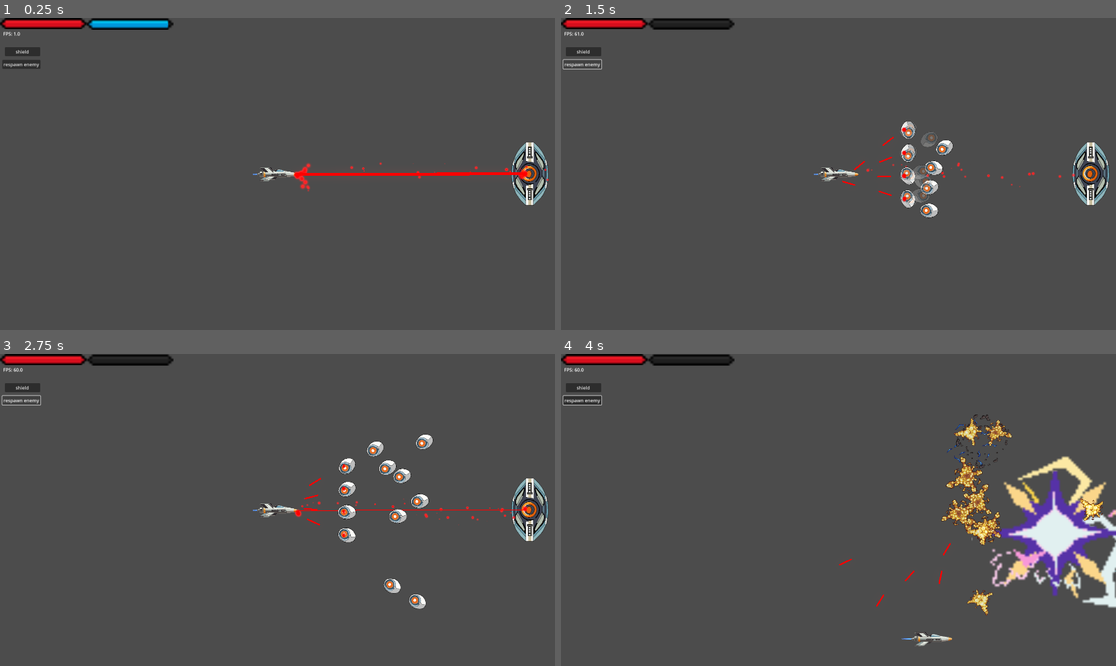
Above: before the commit, frames 1-4 (two rows, left to right).
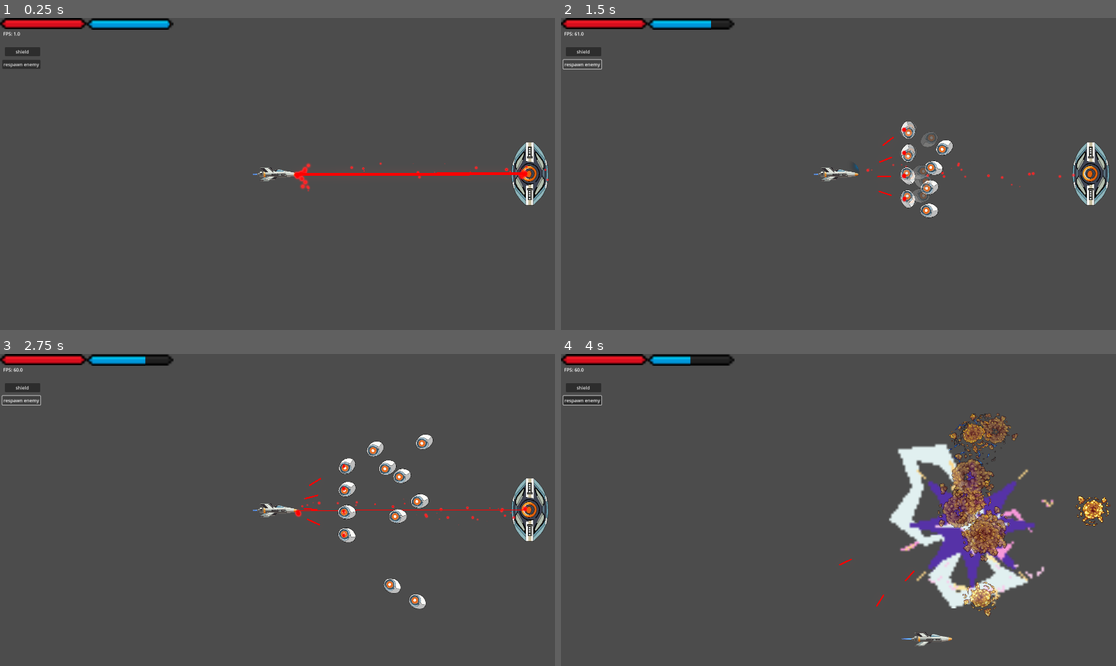
Above: after the commit, the same moments.

Repository: Dantte2/spacegame
Game: Godot game, scene res://scenes/debug.tscn
The game is run twice, just before and just after one commit, with the same random seed, the same clock (stepped at 60 frames per second) and the same inputs. This scene is started directly instead of the project's main scene.
Inputs (mouse positions are in pixels of both pictures, inside the frame that each line leads up to):
- Up to frame 1 (0.25 s): no input
- Up to frame 2 (1.5 s): click "respawn enemy" at 0.5 s; click "respawn enemy" at 1.25 s
- Up to frame 3 (2.75 s): click "respawn enemy" at 2 s
- Up to frame 4 (4 s): move the mouse to (960, 494) at 2.77 s; hold D (ui_right) 2.78-3.53 s; hold Right mouse button (fire_missile) 2.78-3.53 s; move the mouse to (727, 525) at 3.52 s; hold S (ui_down) from 3.53 s (still down); tap Shift (fire_super) at 3.6 s

The runs differ from the first frame. In frame 1, less than 0.1% of the frame differs, in the area x 30-31%, y 0-3%; in frame 2, 0.3%; in frame 3, 0.3%; in frame 4, 13%, in the area x 15-100%, y 0-85%.

Commit message:
megaballz

Diff:
--- a/scenes/missle.tscn
+++ b/scenes/missle.tscn
@@ -1,11 +1,11 @@
-[gd_scene load_steps=13 format=3 uid="uid://u0j564qjv3d5"]
+[gd_scene load_steps=17 format=3 uid="uid://u0j564qjv3d5"]
 
 [ext_resource type="Texture2D" uid="uid://4gi8qom6b61l" path="res://assets/projectiles/missle/Missile02A.png" id="1_3peva"]
 [ext_resource type="Script" uid="uid://5kpg5ncjsqyp" path="res://scripts/missle.gd" id="1_faiip"]
 [ext_resource type="PackedScene" uid="uid://cxmp3ogdtcnhc" path="res://scenes/missileexplosion.tscn" id="2_2f2dy"]
 [ext_resource type="Texture2D" uid="uid://qdani7sdt563" path="res://assets/player/sprite_player_spaceship_exhaust_high.png" id="2_faiip"]
 [ext_resource type="Shader" uid="uid://fgwax52ckpq0" path="res://shaders/missle.gdshader" id="3_0cuvc"]
-[ext_resource type="Script" uid="uid://dxja2e1ipa4vu" path="res://addons/trail_2d/trail_2d.gd" id="4_iusbo"]
+[ext_resource type="Texture2D" uid="uid://b0yp1lgv6pnba" path="res://assets/particles/glowing_circle.png" id="7_epgiw"]
 
 [sub_resource type="CapsuleShape2D" id="CapsuleShape2D_iusbo"]
 radius = 7.0
@@ -39,9 +39,35 @@
 "speed": 20.0
 }]
 
-[sub_resource type="Gradient" id="Gradient_iusbo"]
-offsets = PackedFloat32Array(0.4, 1)
-colors = PackedColorArray(0.18431373, 0.8627451, 1, 0.6745098, 1, 1, 1, 0)
+[sub_resource type="Gradient" id="Gradient_2f2dy"]
+offsets = PackedFloat32Array(0.06603774, 0.3220339, 1)
+colors = PackedColorArray(0.745, 1.161, 1.357, 1, 0, 0, 0, 1, 0.14767182, 0.14767179, 0.14767179, 1)
+
+[sub_resource type="GradientTexture1D" id="GradientTexture1D_epgiw"]
+gradient = SubResource("Gradient_2f2dy")
+
+[sub_resource type="Curve" id="Curve_4ufnt"]
+_data = [Vector2(0.015151501, 0), 0.0, 0.0, 0, 0, Vector2(0.47727275, 1), 0.0, 0.0, 0, 0, Vector2(1, 0), 0.0, 0.0, 0, 0]
+point_count = 3
+
+[sub_resource type="CurveTexture" id="CurveTexture_n017n"]
+curve = SubResource("Curve_4ufnt")
+
+[sub_resource type="ParticleProcessMaterial" id="ParticleProcessMaterial_mrj4v"]
+particle_flag_disable_z = true
+emission_shape = 3
+emission_box_extents = Vector3(3100, 20, 1)
+direction = Vector3(-1, 0, 0)
+spread = 5.0
+initial_velocity_min = 1.0
+initial_velocity_max = 5000.0
+gravity = Vector3(0, 0, 0)
+tangential_accel_min = 99.99999
+tangential_accel_max = 99.99999
+scale_min = 0.29999998
+scale_max = 0.29999998
+scale_curve = SubResource("CurveTexture_n017n")
+color_ramp = SubResource("GradientTexture1D_epgiw")
 
 [node name="missle" type="CharacterBody2D"]
 scale = Vector2(0.5, 0.5)
@@ -65,14 +91,15 @@
 sprite_frames = SubResource("SpriteFrames_04qyp")
 animation = &"exhaust"
 
-[node name="Trail2D" type="Line2D" parent="."]
-z_index = -1
-points = PackedVector2Array(0, 0)
-width = 3.0
-default_color = Color(0.666667, 0.666667, 0.666667, 1)
-gradient = SubResource("Gradient_iusbo")
-joint_mode = 2
-script = ExtResource("4_iusbo")
-metadata/_custom_type_script = "uid://dxja2e1ipa4vu"
+[node name="Camera2D" type="Camera2D" parent="."]
 
-[node name="Camera2D" type="Camera2D" parent="."]
+[node name="GPUParticles2D" type="GPUParticles2D" parent="."]
+process_mode = 3
+scale = Vector2(0.017401591, 0.3571696)
+amount = 200
+texture = ExtResource("7_epgiw")
+lifetime = 0.3
+preprocess = 1.0
+randomness = 1.0
+visibility_rect = Rect2(-5000, -1000, 2000, 2000)
+process_material = SubResource("ParticleProcessMaterial_mrj4v")
--- a/scenes/player.tscn
+++ b/scenes/player.tscn
@@ -8,7 +8,7 @@
 [ext_resource type="PackedScene" uid="uid://u0j564qjv3d5" path="res://scenes/missle.tscn" id="4_fjrip"]
 [ext_resource type="Texture2D" uid="uid://b81bc4e0sn6ji" path="res://assets/player/sprite_player_spaceship_exhaust_low.png" id="4_qlg0r"]
 [ext_resource type="PackedScene" uid="uid://gjr0nf4o7uon" path="res://scenes/super.tscn" id="5_smehm"]
-[ext_resource type="PackedScene" uid="uid://c0von33fj3lb" path="res://scenes/tracer.tscn" id="6_ur7pv"]
+[ext_resource type="PackedScene" uid="uid://c0von33fj3lb" path="res://scenes/old/tracer.tscn" id="6_ur7pv"]
 [ext_resource type="Shader" uid="uid://7fixflj6jaus" path="res://shaders/player.gdshader" id="8_y4r1p"]
 [ext_resource type="Shader" uid="uid://dlcllfcg08ljp" path="res://shaders/playershield.gdshader" id="11_d2wvv"]
 [ext_resource type="Script" uid="uid://c1waorubsugxn" path="res://scripts/shield_area.gd" id="12_3v2ag"]
--- a/scenes/super.tscn
+++ b/scenes/super.tscn
@@ -17,6 +17,7 @@
 [ext_resource type="Texture2D" uid="uid://khh2w5x0o1um" path="res://assets/projectiles/super/1_12.png" id="13_upq4r"]
 [ext_resource type="Texture2D" uid="uid://cd46ci3iffw4j" path="res://assets/projectiles/super/1_13.png" id="14_uvh5c"]
 [ext_resource type="Texture2D" uid="uid://vtkgx6s2hghi" path="res://assets/projectiles/super/1_14.png" id="15_6utf8"]
+[ext_resource type="Texture2D" uid="uid://b0yp1lgv6pnba" path="res://assets/particles/glowing_circle.png" id="18_arwpw"]
 
 [sub_resource type="CircleShape2D" id="CircleShape2D_n8d1g"]
 radius = 7.0
@@ -74,19 +75,59 @@
 "speed": 20.0
 }]
 
-[node name="super" type="Area2D"]
+[sub_resource type="Gradient" id="Gradient_j1l5h"]
+offsets = PackedFloat32Array(0.06603774, 0.3207547, 0.6226415)
+colors = PackedColorArray(1.318, 0.609, 1.5, 1, 0, 0, 0, 1, 0, 0, 0, 1)
+
+[sub_resource type="GradientTexture1D" id="GradientTexture1D_arwpw"]
+gradient = SubResource("Gradient_j1l5h")
+
+[sub_resource type="Curve" id="Curve_272ck"]
+_data = [Vector2(0.015151501, 0), 0.0, 0.0, 0, 0, Vector2(0.47727275, 1), 0.0, 0.0, 0, 0, Vector2(1, 0), 0.0, 0.0, 0, 0]
+point_count = 3
+
+[sub_resource type="CurveTexture" id="CurveTexture_j1l5h"]
+curve = SubResource("Curve_272ck")
+
+[sub_resource type="ParticleProcessMaterial" id="ParticleProcessMaterial_cc7ec"]
+particle_flag_disable_z = true
+emission_shape = 3
+emission_box_extents = Vector3(680, 20, 1)
+direction = Vector3(-1, 0, 0)
+spread = 0.0
+initial_velocity_min = 1.0
+initial_velocity_max = 5000.0
+gravity = Vector3(0, 0, 0)
+tangential_accel_min = 99.99999
+tangential_accel_max = 99.99999
+scale_min = 0.29999998
+scale_max = 0.29999998
+scale_curve = SubResource("CurveTexture_j1l5h")
+color_ramp = SubResource("GradientTexture1D_arwpw")
+
+[node name="super" type="CharacterBody2D"]
 collision_layer = 4
 collision_mask = 2
 script = ExtResource("1_it2rv")
 explosion_scene = ExtResource("2_flpew")
 
 [node name="CollisionShape2D" type="CollisionShape2D" parent="."]
-scale = Vector2(45, 45)
 shape = SubResource("CircleShape2D_n8d1g")
 
 [node name="AnimatedSprite2D" type="AnimatedSprite2D" parent="."]
-scale = Vector2(8, 8)
+scale = Vector2(3, 3)
 sprite_frames = SubResource("SpriteFrames_qkodl")
 animation = &"super"
 frame = 2
 frame_progress = 0.607409
+
+[node name="GPUParticles2D" type="GPUParticles2D" parent="AnimatedSprite2D"]
+process_mode = 3
+scale = Vector2(0.017401591, 0.3571696)
+amount = 200
+texture = ExtResource("18_arwpw")
+lifetime = 0.3
+preprocess = 1.0
+randomness = 1.0
+visibility_rect = Rect2(-5000, -1000, 2000, 2000)
+process_material = SubResource("ParticleProcessMaterial_cc7ec")
--- /dev/null
+++ b/scenes/vortex.tscn
@@ -0,0 +1,27 @@
+[gd_scene load_steps=5 format=3 uid="uid://bleglne1vhf3u"]
+
+[ext_resource type="Shader" uid="uid://d1sv3emjxrc3o" path="res://shaders/vortex.gdshader" id="1_n7m2i"]
+[ext_resource type="Script" uid="uid://ckpamxx8wbncy" path="res://scripts/vortex.gd" id="1_yoatt"]
+[ext_resource type="Texture2D" uid="uid://hhf52teuvkoy" path="res://assets/enemy/enemy-z.png" id="3_yoatt"]
+
+[sub_resource type="ShaderMaterial" id="ShaderMaterial_xjbpb"]
+shader = ExtResource("1_n7m2i")
+shader_parameter/ratio = 0.1
+shader_parameter/power = 3.0
+shader_parameter/min_speed = 10.0
+shader_parameter/max_speed = 90.0
+
+[node name="Vortex" type="Node2D"]
+script = ExtResource("1_yoatt")
+
+[node name="Sprite2D" type="Sprite2D" parent="."]
+material = SubResource("ShaderMaterial_xjbpb")
+texture = ExtResource("3_yoatt")
+
+[node name="PullArea" type="Area2D" parent="."]
+
+[node name="CollisionShape2D" type="CollisionShape2D" parent="PullArea"]
+
+[node name="Timer" type="Timer" parent="."]
+
+[node name="Camera2D" type="Camera2D" parent="."]
--- /dev/null
+++ b/scenes/vortex_projectile.tscn
@@ -0,0 +1,67 @@
+[gd_scene load_steps=9 format=3 uid="uid://cj023n608spw4"]
+
+[ext_resource type="Texture2D" uid="uid://b0yp1lgv6pnba" path="res://assets/particles/glowing_circle.png" id="1_04s2x"]
+[ext_resource type="Script" uid="uid://b6w1s22et73ws" path="res://scripts/vortex_projectile.gd" id="1_o761r"]
+
+[sub_resource type="Gradient" id="Gradient_o761r"]
+offsets = PackedFloat32Array(0.06603774, 0.3207547, 0.6226415)
+colors = PackedColorArray(1.318, 0.609, 1.5, 1, 0, 0, 0, 1, 0, 0, 0, 1)
+
+[sub_resource type="GradientTexture1D" id="GradientTexture1D_bawts"]
+gradient = SubResource("Gradient_o761r")
+
+[sub_resource type="Curve" id="Curve_qnqsn"]
+_data = [Vector2(0.015151501, 0), 0.0, 0.0, 0, 0, Vector2(0.47727275, 1), 0.0, 0.0, 0, 0, Vector2(1, 0), 0.0, 0.0, 0, 0]
+point_count = 3
+
+[sub_resource type="CurveTexture" id="CurveTexture_daiji"]
+curve = SubResource("Curve_qnqsn")
+
+[sub_resource type="ParticleProcessMaterial" id="ParticleProcessMaterial_xmc14"]
+particle_flag_disable_z = true
+emission_shape = 3
+emission_box_extents = Vector3(680, 20, 1)
+direction = Vector3(-1, 0, 0)
+spread = 0.0
+initial_velocity_min = 1.0
+initial_velocity_max = 5000.0
+gravity = Vector3(0, 0, 0)
+tangential_accel_min = 99.99999
+tangential_accel_max = 99.99999
+scale_min = 0.29999998
+scale_max = 0.29999998
+scale_curve = SubResource("CurveTexture_daiji")
+color_ramp = SubResource("GradientTexture1D_bawts")
+
+[sub_resource type="CircleShape2D" id="CircleShape2D_04s2x"]
+radius = 317.07727
+
+[node name="VortexProjectile" type="Node2D"]
+script = ExtResource("1_o761r")
+
+[node name="Line2D" type="Line2D" parent="."]
+points = PackedVector2Array(0, 0, 14, 0)
+default_color = Color(1, 1, 1, 0)
+joint_mode = 2
+begin_cap_mode = 2
+end_cap_mode = 2
+
+[node name="ProjectileParticles2D" type="GPUParticles2D" parent="Line2D"]
+position = Vector2(8.000001, -1.0000001)
+scale = Vector2(0.017401591, 0.3571696)
+amount = 200
+texture = ExtResource("1_04s2x")
+preprocess = 1.0
+randomness = 1.0
+process_material = SubResource("ParticleProcessMaterial_xmc14")
+
+[node name="Area2D" type="Area2D" parent="."]
+
+[node name="CollisionShape2D" type="CollisionShape2D" parent="Area2D"]
+shape = SubResource("CircleShape2D_04s2x")
+
+[node name="Camera2D" type="Camera2D" parent="."]
+
+[node name="Timer" type="Timer" parent="."]
+wait_time = 0.5
+one_shot = true
--- a/scripts/beam.gd
+++ b/scripts/beam.gd
@@ -8,7 +8,7 @@
 @export var is_casting := false: set = set_is_casting
 
 # Damage values
-@export var damage_to_shield := 25.0      # damage per second to shield
+@export var damage_to_shield := 2000.0      # damage per second to shield
 @export var damage_to_health := 1.0      # damage per second to health
 
 var tween: Tween = null
--- a/scripts/enemy_2.gd
+++ b/scripts/enemy_2.gd
@@ -14,7 +14,7 @@
 @export var death_animation_scene: PackedScene
 var running := true
 
-# --- References ---
+# --- References ---e
 var player: Node2D
 
 func _ready() -> void:
--- a/scripts/missle.gd
+++ b/scripts/missle.gd
@@ -17,7 +17,7 @@
 
 # --- References ---
 @onready var exhaust: AnimatedSprite2D = $Exhaust
-@onready var trail: Node = $Trail2D
+@onready var trail: GPUParticles2D = $GPUParticles2D  # Make sure this exists
 
 # --- Homing target ---
 var target: Node2D = null
@@ -33,8 +33,7 @@
     if exhaust:
         exhaust.visible = false
     if trail:
-        trail.visible = false
-        trail.set_physics_process(false)
+        trail.emitting = false  # Start disabled
 
     # Create a one-shot timer for trail
     trail_timer = Timer.new()
@@ -48,10 +47,8 @@
 # --- Trail timer callback ---
 func _on_trail_timer_timeout():
     if trail:
-        trail.clear_points()  # Prevent snapping
         trail.global_position = global_position
-        trail.visible = true
-        trail.set_physics_process(true)
+        trail.emitting = true  # Start GPUParticles emission
 
 # --- Lifetime destruction ---
 func destroy_after_lifetime() -> void:
@@ -71,7 +68,6 @@
                 if exhaust:
                     exhaust.visible = true
                     exhaust.play("exhaust")
-                # Start trail timer instead of enabling immediately
                 if trail_timer:
                     trail_timer.start()
 
--- a/scripts/player.gd
+++ b/scripts/player.gd
@@ -30,7 +30,7 @@
 @export var tracer_scene: PackedScene
 
 # --- Shield system ---
-@export var max_shield: float = 100.0
+@export var max_shield: float = 10000.0
 var shield: float = max_shield
 var shieldbar: TextureProgressBar
 @onready var shield_sprite: Sprite2D = $ShieldArea/ShieldSprite
--- a/scripts/super.gd
+++ b/scripts/super.gd
@@ -1,53 +1,72 @@
-extends Area2D
+extends CharacterBody2D
 
+# --- Projectile Properties ---
 @export var speed: float = 2000.0
-@export var lifetime: float = 1.0
+@export var lifetime: float = 10.0
 @export var explosion_scene: PackedScene
-@export var collision_delay: float = 0.2  # Delay before explosion after first collision
+@export var collision_delay: float = 0.0
+@export var turn_speed: float = 5.0
+@export var homing_radius: float = 2000.0
+@export var damage: int = 50
 
+# --- References ---
 @onready var sprite: AnimatedSprite2D = $AnimatedSprite2D
+
+# --- Internal State ---
 var timer_started: bool = false
+var target: Node2D = null
 
 func _ready():
     if sprite:
         sprite.play()
+    # Auto-destroy after lifetime
+    destroy_after_lifetime()
 
-    # Connect collision signal
-    if has_node("CollisionShape2D"):
-        connect("body_entered", Callable(self, "_on_body_entered"))
-
-    # Auto-explode after lifetime if nothing is hit
-    explode_after_delay(lifetime)
+# Auto-destroy after lifetime
+func destroy_after_lifetime():
+    await get_tree().create_timer(lifetime).timeout
+    if not timer_started:
+        explode()
 
 func _physics_process(delta):
+    # Acquire target if none
+    if not target:
+        target = get_closest_enemy()
+
+    # Homing logic
+    if target and target.is_inside_tree():
+        var to_target_angle = (target.global_position - global_position).angle()
+        rotation = lerp_angle(rotation, to_target_angle, turn_speed * delta)
+
     # Move forward
-    position += Vector2(speed * delta, 0).rotated(rotation)
+    var velocity = Vector2(speed, 0).rotated(rotation)
+    var collision = move_and_collide(velocity * delta)
+    if collision:
+        var body = collision.get_collider()
+        if body and body.is_in_group("enemy"):
+            timer_started = true
+            await get_tree().create_timer(collision_delay).timeout
+            explode()
+            if body.has_method("take_damage"):
+                body.take_damage(damage)
 
-# Trigger explosion timer on first collision
-func _on_body_entered(body):
-    if timer_started:
-        return
+# Find closest enemy within homing radius
+func get_closest_enemy() -> Node2D:
+    var enemies = get_tree().get_nodes_in_group("enemy")
+    var closest: Node2D = null
+    var min_dist = homing_radius
+    for e in enemies:
+        var dist = global_position.distance_to(e.global_position)
+        if dist < min_dist:
+            min_dist = dist
+            closest = e
+    return closest
 
-    if body.is_in_group("enemy"):
-        timer_started = true
-        # Start delayed explosion
-        start_explosion_timer(collision_delay)
-
-# Delayed explosion
-func start_explosion_timer(delay: float) -> void:
-    await get_tree().create_timer(delay).timeout
-    spawn_explosion()
+# Spawn explosion and free projectile
+func explode():
+    if explosion_scene:
+        var e = explosion_scene.instantiate()
+        e.global_position = global_position
+        # Always add directly to the main scene so it's not affected by camera
+        get_tree().current_scene.add_child(e)
     queue_free()
-
-# Explode automatically after lifetime if not already triggered
-func explode_after_delay(time: float) -> void:
-    await get_tree().create_timer(time).timeout
-    if not timer_started:
-        spawn_explosion()
-        queue_free()
-
-func spawn_explosion() -> void:
-    if explosion_scene:
-        var explosion = explosion_scene.instantiate()
-        explosion.global_position = global_position
-        get_tree().current_scene.add_child(explosion)
--- /dev/null
+++ b/scripts/vortex.gd
@@ -0,0 +1,9 @@
+extends Node2D
+
+func _process(delta):
+    # correct path to Sprite2D
+    var sprite = $Sprite2D
+    if sprite and sprite.material:
+        var ratio = sprite.material.get_shader_parameter("ratio")
+        ratio += delta * 0.2
+        sprite.material.set_shader_parameter("ratio", ratio)
--- /dev/null
+++ b/scripts/vortex_projectile.gd
@@ -0,0 +1,34 @@
+extends Node2D
+
+@export var speed := 600.0
+@export var explode_delay := 0.5
+@export var vortex_scene: PackedScene  # assign in inspector
+
+var velocity := Vector2.ZERO
+var triggered := false
+
+func _ready():
+    velocity = Vector2.RIGHT.rotated(rotation)
+    $Timer.stop()
+
+    # Connect signals (Godot 4)
+    $Area2D.body_entered.connect(_on_body_entered)
+    $Timer.timeout.connect(_on_Timer_timeout)
+
+func _process(delta):
+    position += velocity * speed * delta
+
+func _on_body_entered(body):
+    if body.is_in_group("enemy") and not triggered:
+        triggered = true
+        $Timer.start(explode_delay)
+
+func _on_Timer_timeout():
+    explode()
+
+func explode():
+    if vortex_scene:
+        var vortex = vortex_scene.instantiate()
+        vortex.global_position = global_position
+        get_tree().current_scene.add_child(vortex)
+    queue_free()
--- /dev/null
+++ b/shaders/vortex.gdshader
@@ -0,0 +1,36 @@
+shader_type canvas_item;
+
+uniform float ratio : hint_range(0.0, 1.0) = 0.1;
+
+uniform float power = 3.0;
+
+uniform float min_speed = 10.0;
+
+uniform float max_speed = 90.0;
+
+void fragment() {
+    vec2 uv = UV;
+
+    uv *= 2.0;
+    uv -= vec2(1.0);
+
+    float len = length(uv);
+
+    float rspeed = mix(max_speed, min_speed, len);
+
+    float sinx = sin((1. - ratio) * rspeed);
+    float cosx = cos((1. - ratio) * rspeed);
+
+    vec2 trs = uv * mat2(vec2(cosx, sinx), vec2(-sinx, cosx));
+    trs /= pow(ratio, power);
+
+    trs += vec2(1.0);
+    trs /= 2.;
+    if(trs.x > 1. || trs.x < 0. || trs.y > 1. || trs.y < 0.) {
+        // Prevent sprite leaking.
+        COLOR = vec4(0.);
+    } else {
+        vec4 col = texture(TEXTURE, trs);
+    	COLOR = col;
+    }
+}
Not shown: 1 places in scenes/old/background.tscn that only renumber resources
Renamed: scenes/crosshair.tscn -> scenes/old/crosshair.tscn
Renamed: scenes/laserbeam.tscn -> scenes/old/laserbeam.tscn
Renamed: scenes/laserturret.tscn -> scenes/old/laserturret.tscn
Renamed: scenes/tracer.tscn -> scenes/old/tracer.tscn
Not shown: 1 places in scenes/super.tscn that only renumber resources
Not shown, added: scripts/vortex.gd.uid
Not shown, added: scripts/vortex_projectile.gd.uid
Not shown, added: shaders/vortex.gdshader.uid
